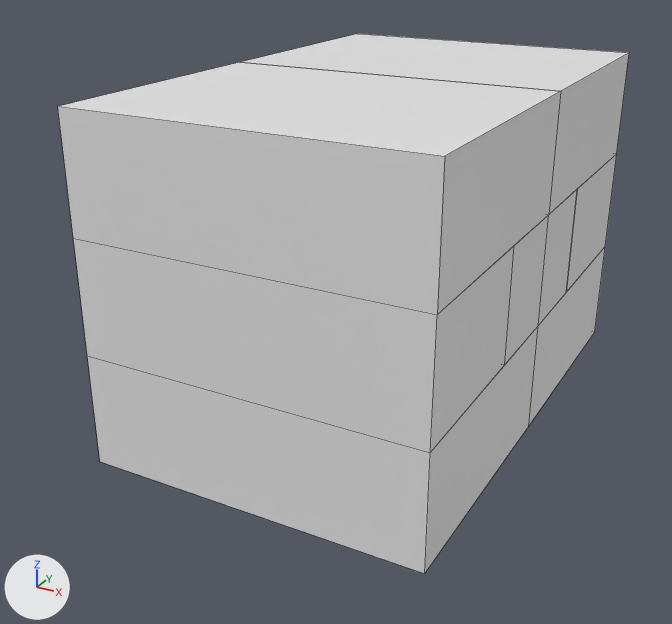
Two versions of the FBX model CorridorGeodesic/Assets/Resources/Models/MapModels/Wallrun Level.fbx, one commit apart.
Rendered twice from a camera (50 mm lens) standing at (41.0, -66.4, 35.7) and looking at (-0.8, 9.8, -2.4). Every picture has the same lights, and +X, +Y and +Z are marked at lower left. Mesh edges are drawn as thin lines. Where no turn or scale is listed for an object, it has been applied to the vertices.
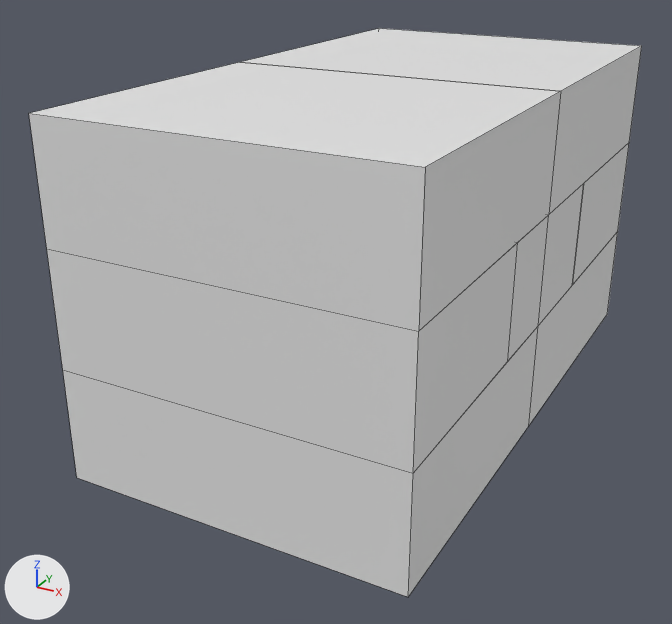
The change in detail:
me_cube_011 has 8 vertices, 6 faces and spans x -14.0..19.0, y 13.5..39.0, z -1.0..10.0.
me_cube_011 is used by ob_cube_010; location (0.0, 0.0, 11.0).
me_cube_011 part 3: the whole mesh is scaled about its middle by (1, 1.24, 1), then moved by (0.0, 3.1, 0.0).
me_cube_003 has 8 vertices, 6 faces and spans x -14.0..19.0, y -12.0..4.1, z -1.0..10.0.
me_cube_003 is used by ob_cube_002; location (0.0, 0.0, 0.0).
me_cube_003 part 4: the whole mesh is scaled about its middle by (1, 1.24, 1), then moved by (0.0, -1.1, 0.0).
me_cube_004 has 8 vertices, 6 faces and spans x -14.0..19.0, y -5.1..11.0, z -1.0..10.0.
me_cube_004 is used by ob_cube_003; location (0.0, 28.0, 0.0).
me_cube_004 part 1: the whole mesh is scaled about its middle by (1, 1.24, 1), then moved by (0.0, 4.2, 0.0).
me_cube_012 has 12 vertices, 10 faces and spans x -14.0..19.0, y -12.0..39.0, z -1.0..10.0.
me_cube_012 is used by ob_cube_011; location (0.0, 0.0, -11.0).
Before the commit, vertices of me_cube_012: 0 (-14.0, -12.0, -1.0) at pixel (99, 461), 1 (-14.0, -12.0, 10.0) at pixel (87, 355), 4 (19.0, -12.0, -1.0) at pixel (424, 573), 5 (19.0, -12.0, 10.0) at pixel (430, 452).
Before the commit, vertices of me_cube_012: 2 (-14.0, 39.0, -1.0), 3 (-14.0, 39.0, 10.0), 6 (19.0, 39.0, -1.0) at pixel (594, 331), 7 (19.0, 39.0, 10.0) at pixel (605, 246).
Part 5, on me_cube_012:
Vertices 0, 1, 4, 5 of me_cube_012 move by (0.0, -3.1, 0.0).
Part 6, on me_cube_012:
Vertices 2, 3, 6, 7 of me_cube_012 move by (0.0, 6.1, 0.0).
me_cube_014 has 8 vertices, 6 faces and spans x -14.0..19.0, y -12.0..13.5, z -1.0..10.0.
me_cube_014 is used by ob_cube_013; location (0.0, 0.0, 11.0).
me_cube_014 part 2: the whole mesh is scaled about its middle by (1, 1.12, 1), then moved by (0.0, -1.5, 0.0).

Where the change shows, as pixel boxes (x1, y1, x2, y2) in the pictures (672 x 624 px; the box of a moved part takes in the faces that stretch with it):
'Cube.013', mesh rescaled (6% taller): before (58, 62, 560, 315); after (29, 62, 560, 331)
'Cube.011', reshaped (7% wider, 12% taller): before (87, 247, 605, 574); after (63, 232, 618, 597)
'Cube.002', mesh rescaled (7% wider, 7% taller): before (73, 238, 514, 453); after (47, 243, 518, 473)
'Cube.010', mesh rescaled: before (242, 34, 629, 214); after (242, 28, 642, 214)
'Cube.003', mesh rescaled: before (566, 154, 617, 292); after (572, 143, 629, 285)
part 5 of me_cube_012, moved or reshaped: before (87, 356, 512, 574); after (63, 357, 512, 597)
part 6 of me_cube_012, moved or reshaped: before (529, 247, 605, 425); after (529, 232, 618, 425)
